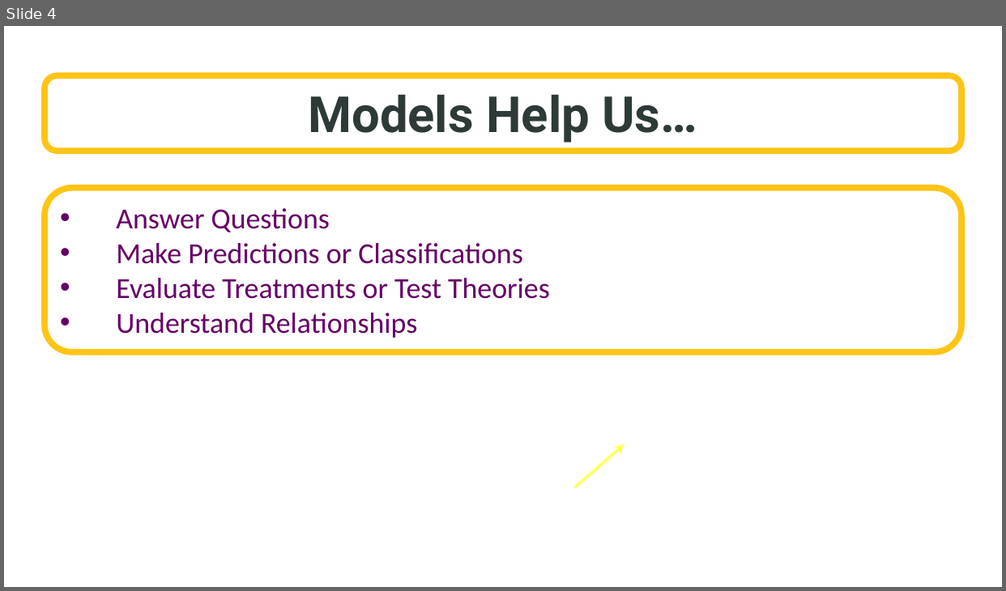
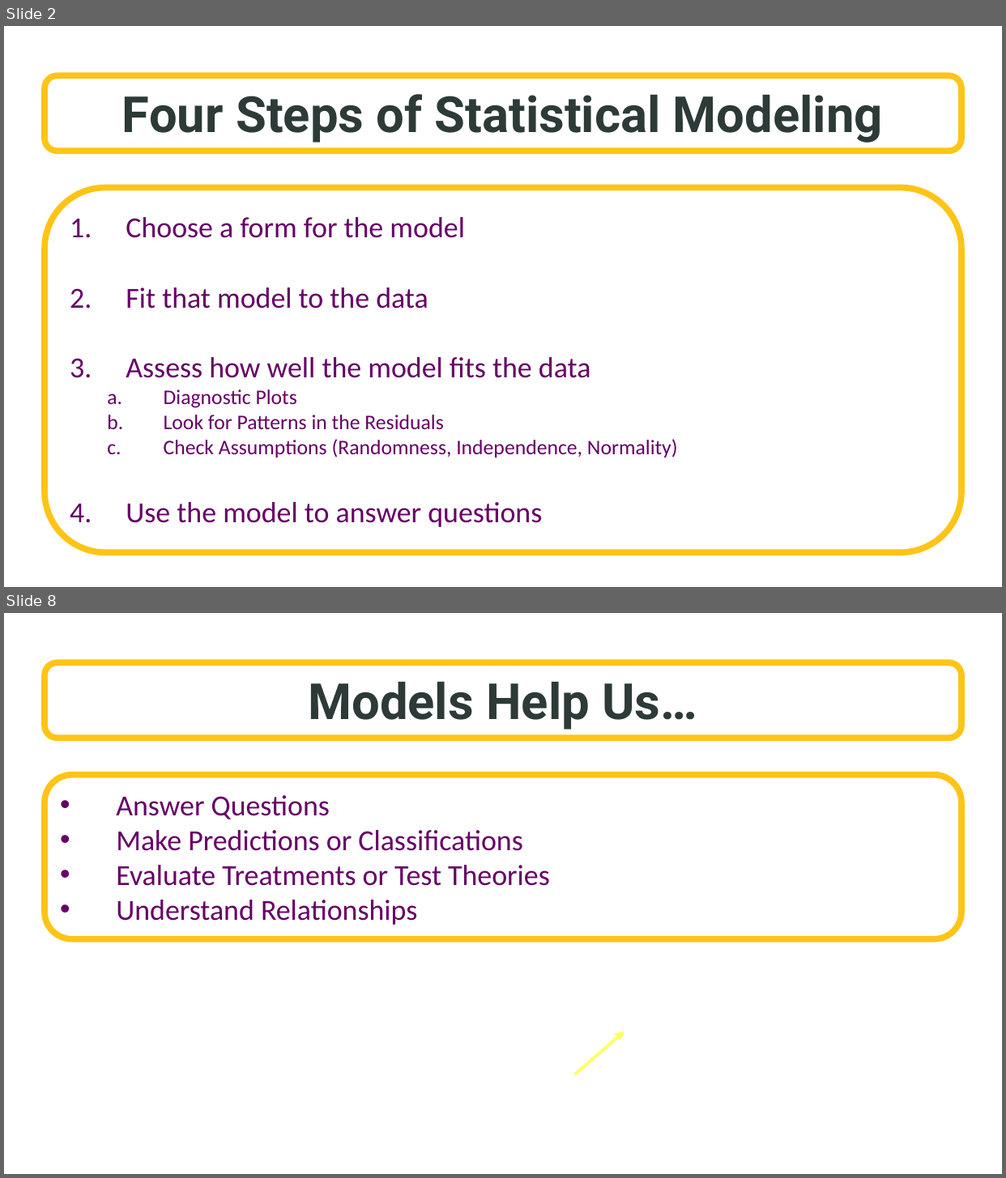
Before and after one commit to SuperMarioGiacomazzo/STOR455_WEBSITE, a slide deck: Lectures/2 - Four Step Process.pptx. Shown one above the other, each under a label of ours: slide 4 before the commit, slides 2 and 8 after it; the slides between them are not shown. The pictures are 1006x591 and 1006x1178 pixels, drawn with LibreOffice and Linux fonts; fonts in the diff are those of the drawing; background and template pictures are left out. Boxes give left, top, right and bottom in pixels: in the first picture for what was removed or moved away, otherwise in the second. Text is boxed around its words. In the diff, an @@ line names an element or a change of style, - is before the commit and + after.

```diff
--- a/Lectures/2 - Four Step Process.pptx
+++ b/Lectures/2 - Four Step Process.pptx
@@ slide 2 added at <box>4,26,1002,587</box>, background picture (left out) @@
@@ rounded rectangle added at <box>44,75,961,151</box>, fill #FFFFFF at 70% opacity, outline #FFC416 6 pt, 48 pt, text #2D3A37, bold @@
+Four Steps of Statistical Modeling
@@ rounded rectangle added at <box>44,188,961,553</box>, fill #FFFFFF, outline #FFC416 6 pt, 28 pt, text #660066 @@
+1. Choose a form for the model
+2. Fit that model to the data
+3. Assess how well the model fits the data
+  a. Diagnostic Plots
+  b. Look for Patterns in the Residuals
+  c. Check Assumptions (Randomness, Independence, Normality)
+4. Use the model to answer questions
@@ what was slide 4 is now slide 8 @@
```
Also in this commit, not shown: 1 slide changed, 4 other slides added, 2 slides removed, 18 other files.
